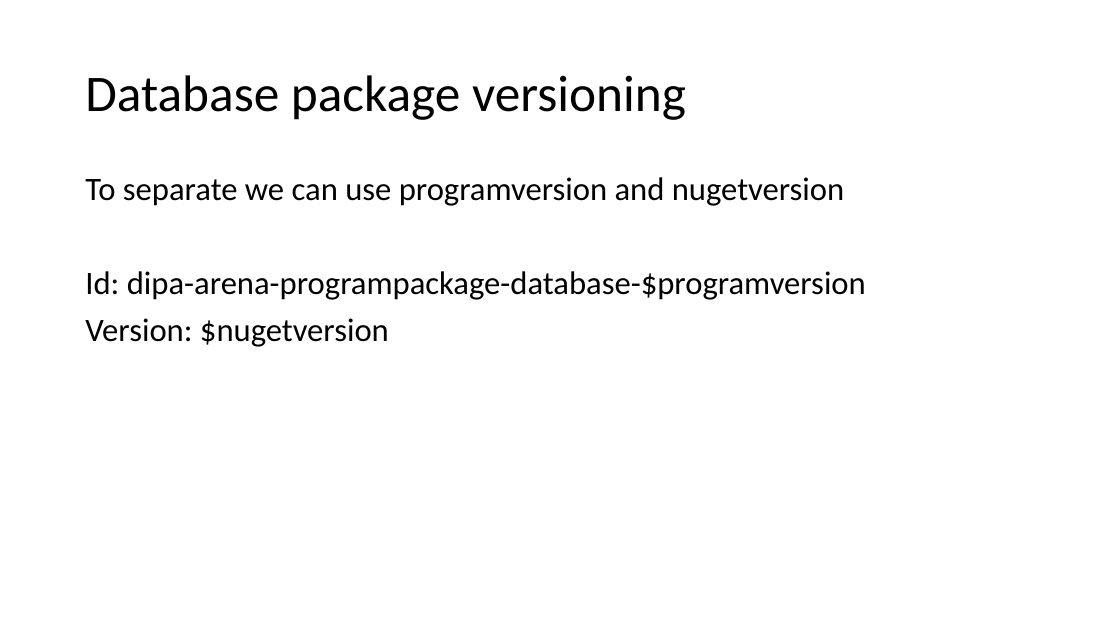
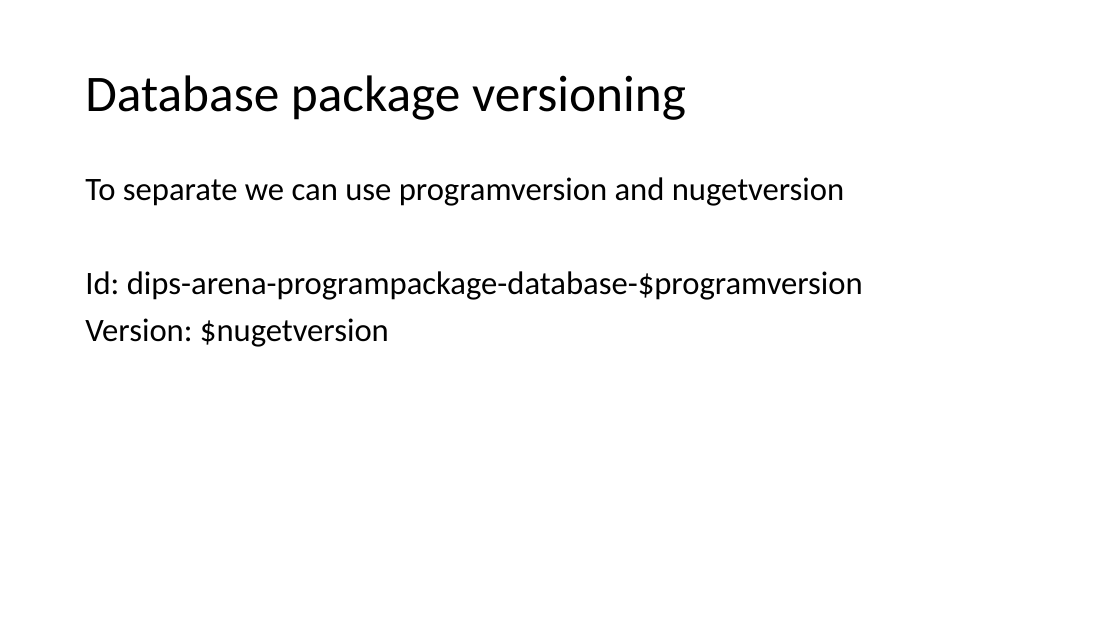
Before and after one commit to DIPSAS/InstallationTech, a slide deck: slide 51 of docs/InstallationCourse.pptx (slide 49 before the commit). Drawn at 1120x630 pixels with LibreOffice and Linux fonts; fonts in the diff are those of the drawing. Boxes give left, top, right and bottom in pixels: in the first picture for what was removed or moved away, otherwise in the second. Text is boxed around its words. In the diff, an @@ line names an element or a change of style, - is before the commit and + after.

Commit message:
Added slides about database

```diff
--- a/docs/InstallationCourse.pptx
+++ b/docs/InstallationCourse.pptx
@@ text at (x1=85, y1=271, x2=863, y2=300): text changed @@
-Id: dipa-arena-programpackage-database-$programversion
+Id: dips-arena-programpackage-database-$programversion
```
Also in this commit, not shown: 5 other slides changed, 6 slides added.
